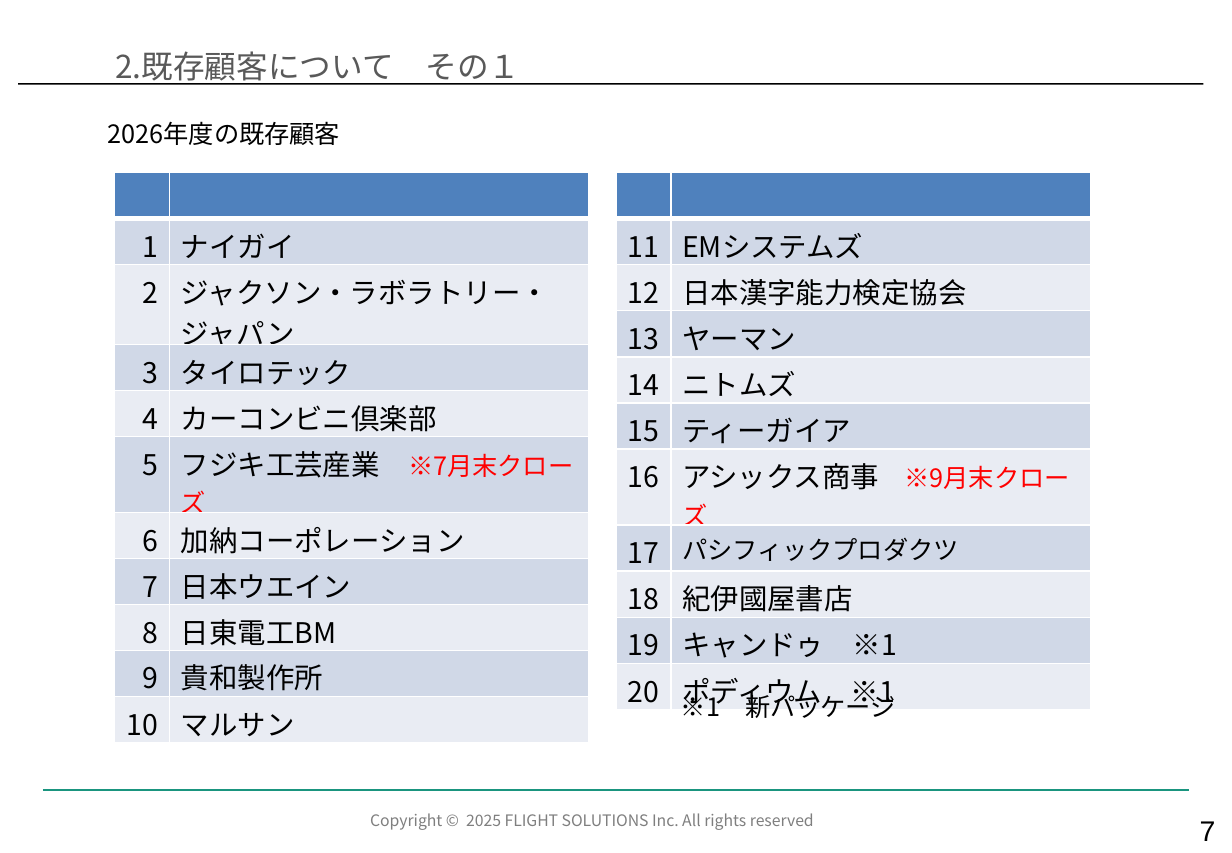
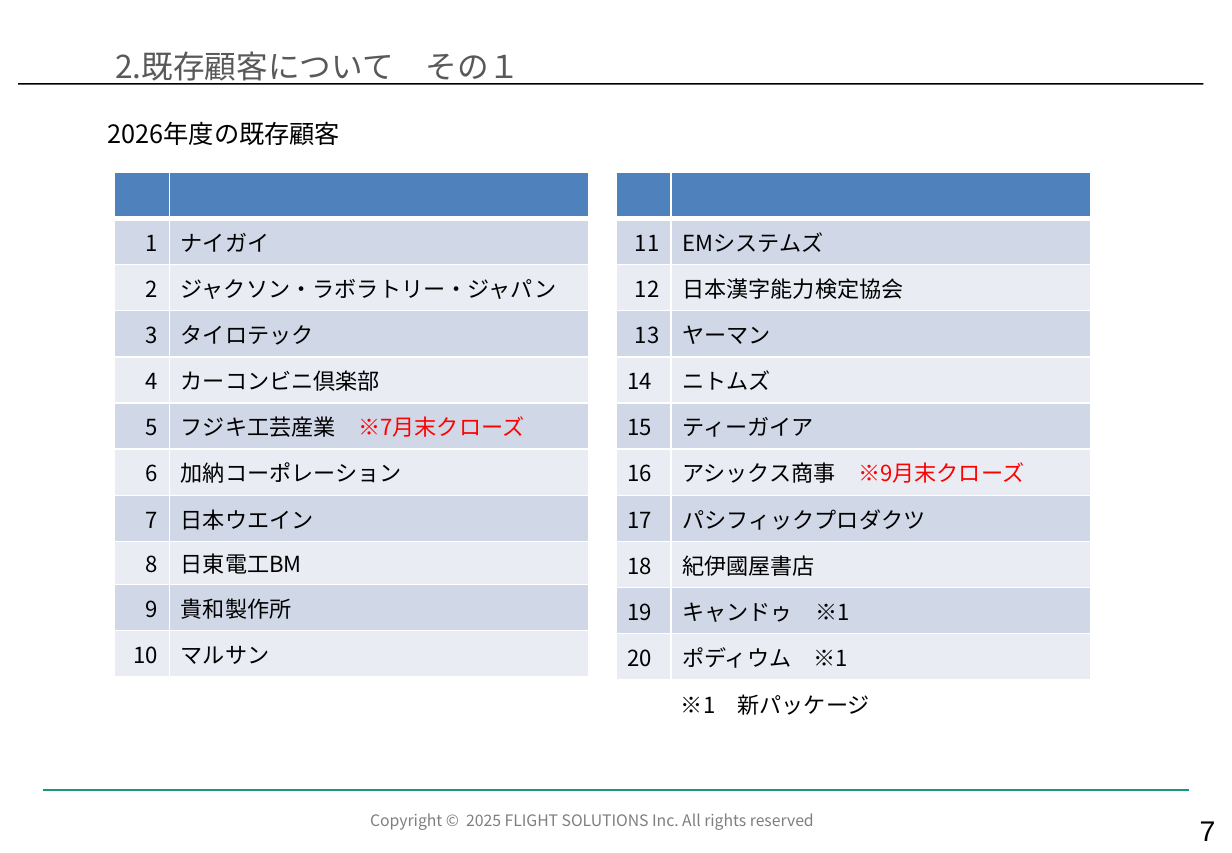
Before and after one commit to kozonoflight/git_tutorial, a slide deck: slide 8 of docs/【EC】ECサービス部_2026年7月度部会_Ver1.1.pptx. Drawn at 1232x853 pixels with LibreOffice and Linux fonts; fonts in the diff are those of the drawing; background and template pictures are left out. Boxes give left, top, right and bottom in pixels: in the first picture for what was removed or moved away, otherwise in the second. Text is boxed around its words. In the diff, an @@ line names an element or a change of style, - is before the commit and + after.

```diff
--- a/docs/【EC】ECサービス部_2026年7月度部会_Ver1.1.pptx
+++ b/docs/【EC】ECサービス部_2026年7月度部会_Ver1.1.pptx
@@ table at bbox=[115, 173, 589, 677] @@
@@ size 18 to 14 pt @@
@@ size 16 to 14 pt in "※7月末クローズ" @@
@@ table at bbox=[617, 173, 1091, 680] @@
@@ size 18 to 14 pt in "11", "EMシステムズ", "12", "日本漢字能力検定協会" and 15 more places @@
@@ size 16 to 14 pt in "※9月末クローズ", "パシフィックプロダクツ" @@
@@ text "※1 新パッケージ" at bbox=[681, 694, 870, 715]: size 16 to 14 pt @@
```
Also in this commit, not shown: 10 other slides changed.
